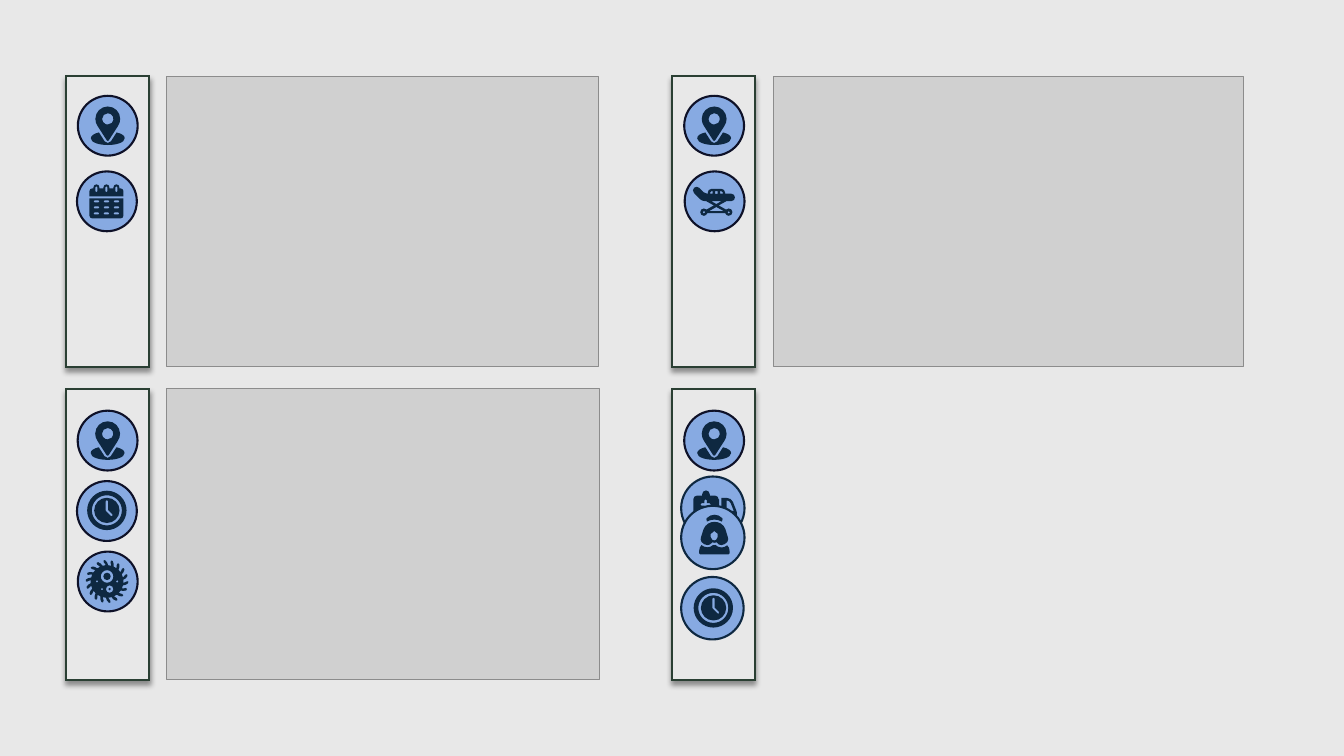
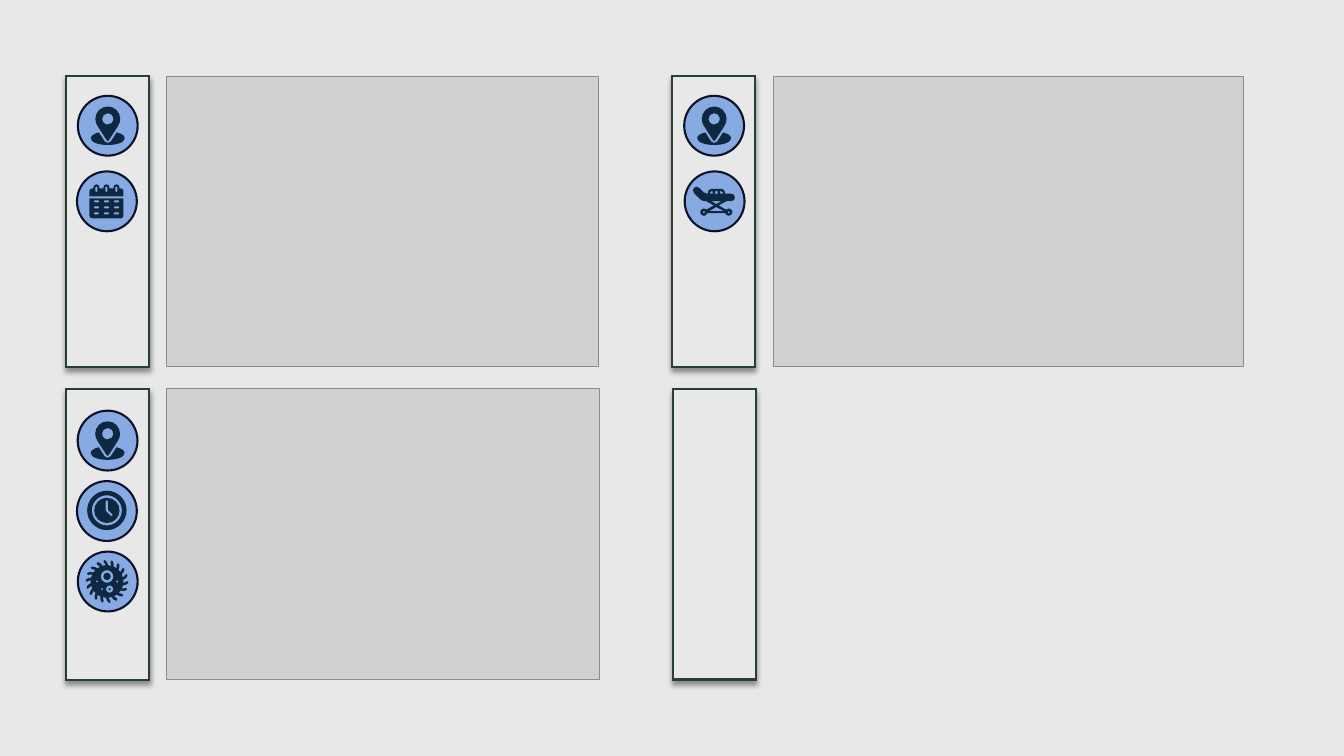
Before and after one commit to Payday4/Hospitalization_stays, a slide deck: slide 7 of medical data WIP.pptx. Drawn at 1344x756 pixels with LibreOffice and Linux fonts; fonts in the diff are those of the drawing; grey boxes stand for pictures. Boxes give left, top, right and bottom in pixels: in the first picture for what was removed or moved away, otherwise in the second. Text is boxed around its words. In the diff, an @@ line names an element or a change of style, - is before the commit and + after.

```diff
--- a/medical data WIP.pptx
+++ b/medical data WIP.pptx
@@ ellipse removed at (685,410,744,470) @@
@@ freeform shape removed at (698,448,732,461) @@
@@ freeform shape removed at (702,421,727,456) @@
@@ ellipse removed at (682,477,745,540) @@
@@ ellipse removed at (682,506,745,570) @@
@@ freeform shape removed at (694,491,720,514) @@
@@ freeform shape removed at (722,498,737,526) @@
@@ freeform shape removed at (693,516,719,526) @@
@@ freeform shape removed at (701,522,729,545) @@
@@ freeform shape removed at (707,515,723,522) @@
@@ freeform shape removed at (700,545,730,555) @@
@@ ellipse removed at (682,577,744,639) @@
@@ freeform shape removed at (694,589,733,628) @@
@@ freeform shape removed at (701,596,726,621) @@
```
Also in this commit, not shown: 7 other slides changed, 1 slide added.
